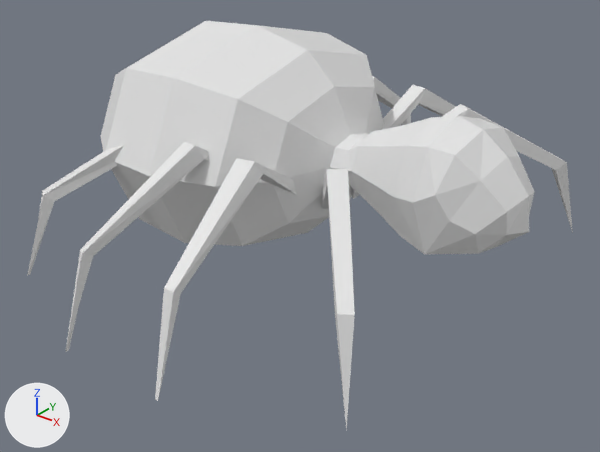
Two versions of the Blender file data/creatures/spider_queen/spider_queen.blend, one commit apart.
One viewpoint serves both versions: a 50 mm camera at (7.52, -11.04, 7.28) aimed at (-0.83, -0.6, 0.8). The lights are fixed; the arrows at lower left show +X, +Y and +Z.

The first picture shows 'MeshCorpse', 'MeshLegs'.
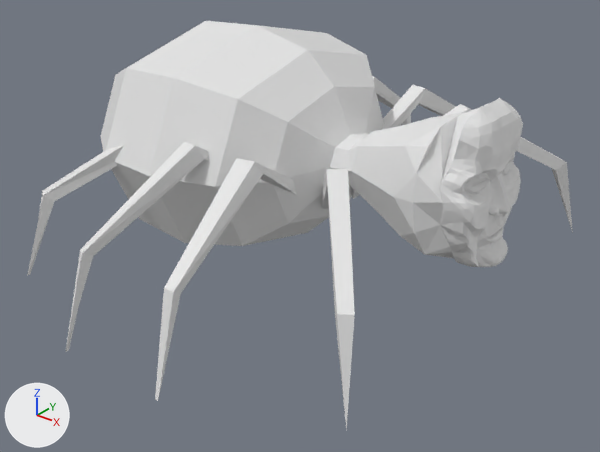
What differs and where, as boxes [x1, y1, x2, y2] in the pictures (600 x 452 px):
'MeshCorpse', reshaped: before [101, 21, 534, 254]; after [101, 21, 523, 267]
part 1 of me_meshcorpse, built on: before [413, 116, 534, 254]; after [394, 98, 523, 267]

Patch to the scene script:
```diff
--- a/data/creatures/spider_queen/spider_queen.blend.py
+++ b/data/creatures/spider_queen/spider_queen.blend.py
@@ me_meshcorpse @@
 # used by ob_meshcorpse; location = (-0.6, 0.0, 1.5); rotation_euler = (1.571, 0.0, -1.571), in degrees (90, 0, -90); scale = (6.24, 6.24, 6.24)
-me_meshcorpse.from_pydata(...)  # 131 vertices, 136 faces; spans x -0.431..0.441, y -0.223..0.413, z -0.6..0.743
+me_meshcorpse.from_pydata(...)  # 1233 vertices, 2367 faces; spans x -0.431..0.441, y -0.223..0.413, z -0.541..0.743
+# me_meshcorpse part 1: 1 vertex moved from x 0.149, y 0.073, z -0.46 to x 0.095, y -0.037, z -0.446; 25 vertices removed from x -0.18..0.166, y -0.043..0.257, z -0.6..-0.426; 1127 vertices added at x -0.185..0.17, y -0.105..0.326, z -0.541..-0.369
```
